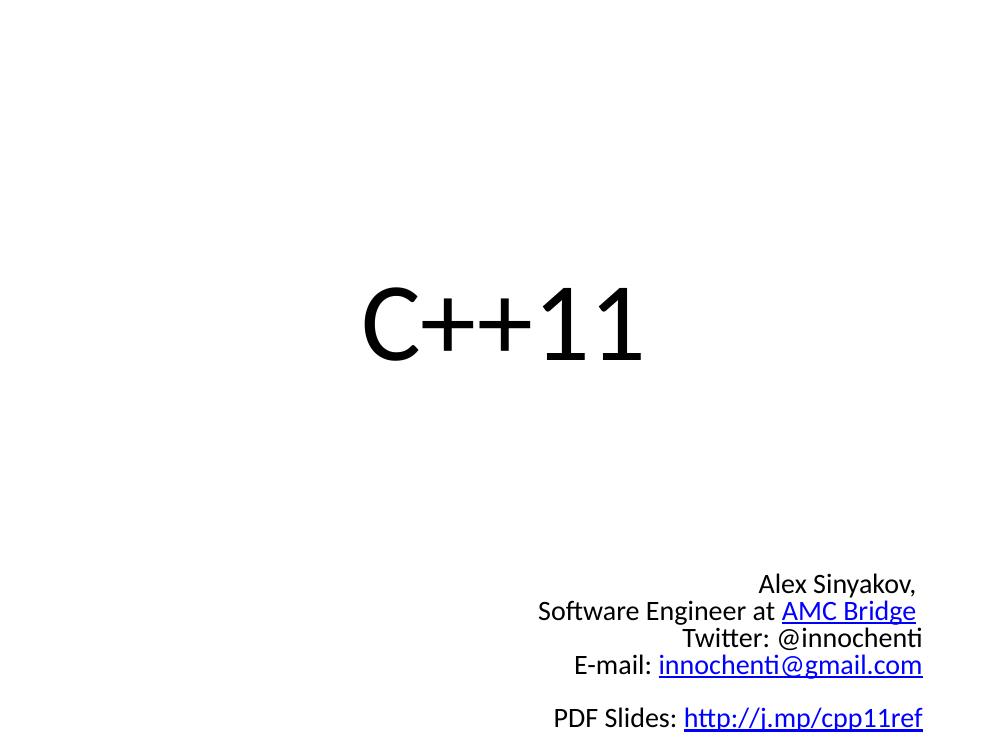
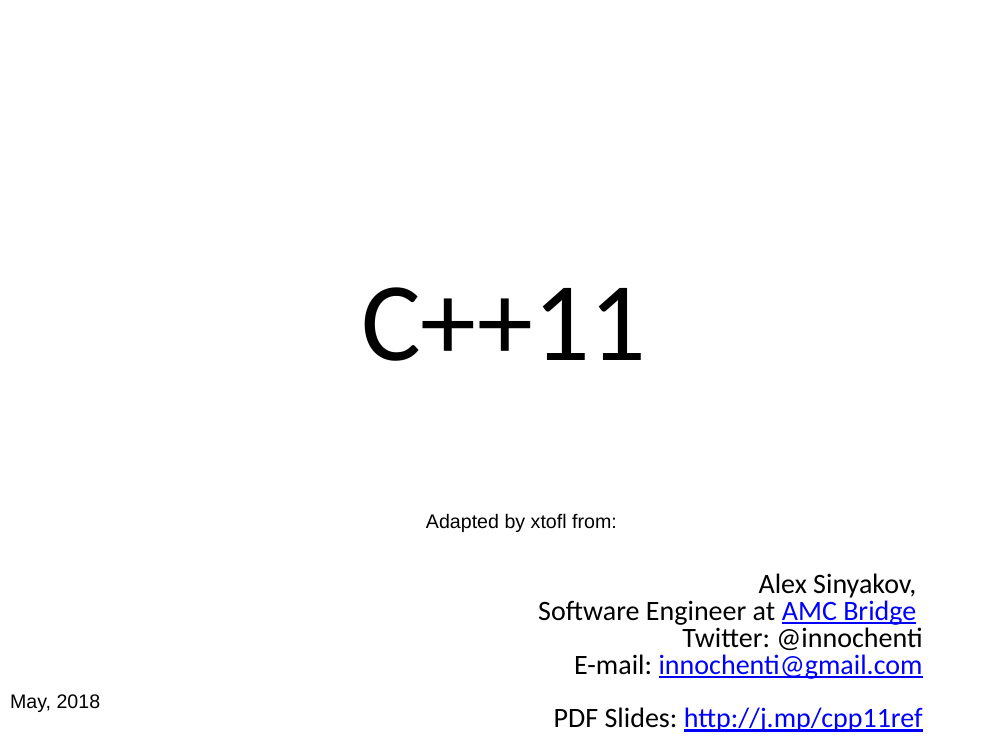
Before and after one commit to xtofl/cpp11training, a slide deck: slide 1 of slides/1.coreextensions-c11-121213071023-phpapp02-reordered.pptx. Drawn at 1008x756 pixels with LibreOffice and Linux fonts; fonts in the diff are those of the drawing. Boxes give left, top, right and bottom in pixels: in the first picture for what was removed or moved away, otherwise in the second. Text is boxed around its words. In the diff, an @@ line names an element or a change of style, - is before the commit and + after.

```diff
--- a/slides/1.coreextensions-c11-121213071023-phpapp02-reordered.pptx
+++ b/slides/1.coreextensions-c11-121213071023-phpapp02-reordered.pptx
@@ text added at (426,513,617,532), 14 pt, text #000000 @@
+Adapted by xtofl from:
@@ text added at (10,694,101,712), 14 pt, text #000000 @@
+May, 2018
```
Also in this commit, not shown: 28 other slides changed, 3 slides added, 2 other files.
